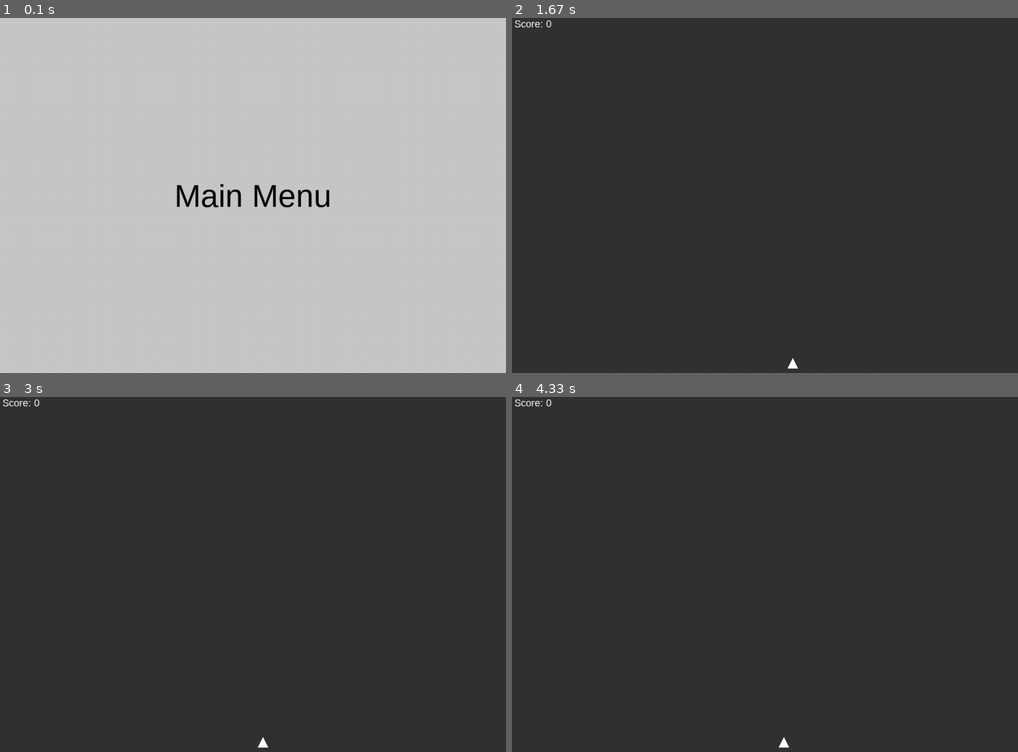
Above: before the commit, frames 1-4 (two rows, left to right).
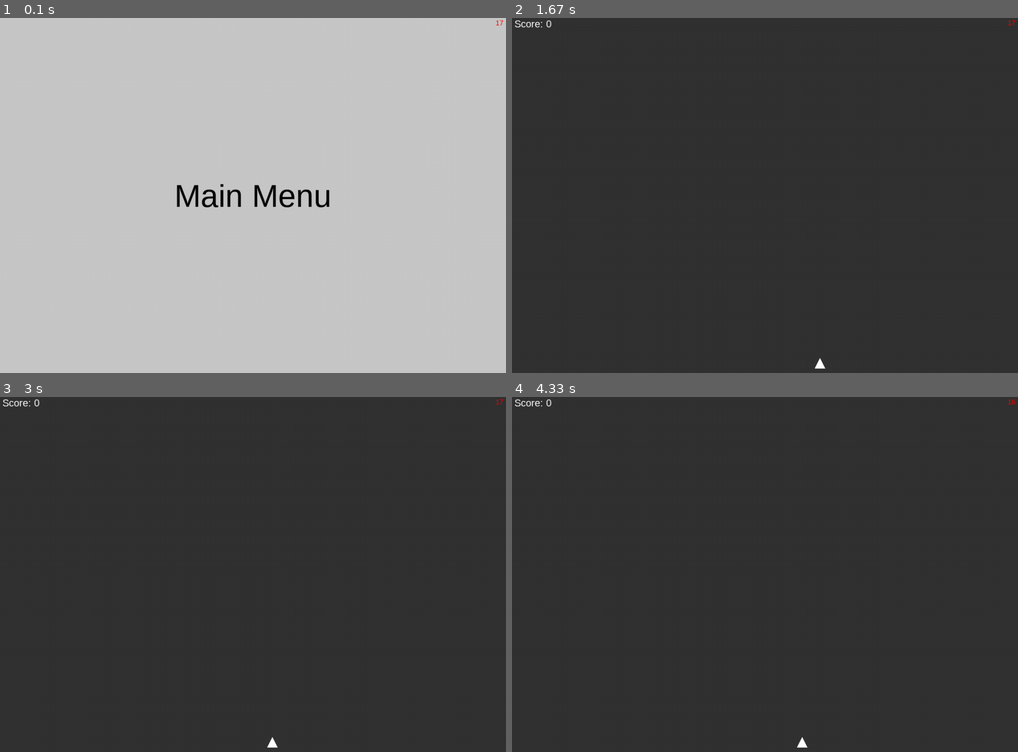
Above: after the commit, the same moments.

Repository: Tyler-Yates/pygame-template
Game: pygame game, started from mygame/main.py
Two runs of this game, one before a commit and one after it. Both use one fixed random seed, a clock stepped at 60 frames per second and the inputs below.
Inputs:
- Up to frame 1 (0.1 s): no input
- Up to frame 2 (1.67 s): tap Enter at 0.33 s; hold Right 0.67-1.13 s; hold Right 1.17-1.63 s
- Up to frame 3 (3 s): hold Left 1.67-2.2 s; hold Left 2.23-2.63 s; hold Right from 2.67 s (still down)
- Up to frame 4 (4.33 s): release Right at 3.3 s; hold Left 3.33-3.8 s; hold Right 3.83-4.3 s

The runs differ from the first frame. In frame 1, less than 0.1% of the frame differs, in the area x 98-100%, y 0-3%; in frame 2, less than 0.1%; in frame 3, less than 0.1%; in frame 4, less than 0.1%, in the area x 52-100%, y 0-99%.

Commit message:
FPS independent movement

Diff:
--- a/mygame/controllers/director.py
+++ b/mygame/controllers/director.py
@@ -1,7 +1,10 @@
+import logging
+
 import pygame
 
 from mygame.state.game_state import GameState
 from mygame.state.scene_state import SceneState
+from mygame.util.fonts import BASIC_FONT
 
 
 class Director:
@@ -13,11 +16,15 @@
     This object must be used with Scene objects that are defined later."""
 
     def __init__(self, game_state: GameState, scene_state: SceneState, fps: int, width_px: int, height_px: int):
+        self.log = logging.getLogger(self.__class__.__name__)
+
         self.fps = fps
         self.width_px = width_px
         self.height_px = height_px
         self.game_state = game_state
         self.scene_state = scene_state
+
+        self.log.info(f"Starting game with resolution {self.width_px}x{self.height_px} at {self.fps} FPS")
 
         self.quit_flag = False
         self.clock = pygame.time.Clock()
@@ -26,11 +33,10 @@
         pygame.display.set_caption("Game Name")
 
     def loop(self):
-        """Main game loop."""
-
         scene = self.scene_state.active_scene
         while not self.quit_flag:
-            time_delta = self.clock.tick(self.fps)
+            millis_since_last_frame = self.clock.tick(self.fps)
+            time_delta = float(millis_since_last_frame) / 1000.0
 
             # Exit events
             events = []
@@ -48,6 +54,9 @@
             # We do not want to change scenes mid-frame so wait until the end of the frame to change scenes
             scene = self.scene_state.get_active_scene()
 
+            # Draw performance info
+            BASIC_FONT.render_to(self.screen, (self.width_px - 20, 5), f"{millis_since_last_frame}", 'red', size=14)
+
             pygame.display.flip()
 
     def quit(self):
--- a/mygame/interfaces/scene.py
+++ b/mygame/interfaces/scene.py
@@ -1,5 +1,8 @@
 # Avoid cyclic imports since we only want these for type checking
 from typing import TYPE_CHECKING
+
+from pygame.surface import Surface
+
 if TYPE_CHECKING:
     from mygame.state.game_state import GameState
     from mygame.state.scene_state import SceneState
@@ -17,10 +20,30 @@
         self.scene_state = scene_state
 
     def process_input(self, events):
+        """
+        Called every frame by the game director.
+        This method should process any input events that have come in for this frame.
+
+        Args:
+            events: The input events
+        """
         raise NotImplementedError("Subclass must implement.")
 
-    def update(self, time_delta: int):
+    def update(self, time_delta: float):
+        """
+        Called every frame by the game director after `process_input`.
+        This method should update any game state.
+
+        Args:
+            time_delta: A float representing the fraction of a second that has elapsed since the previous frame.
+        """
         raise NotImplementedError("Subclass must implement.")
 
-    def render(self, screen):
+    def render(self, screen: Surface):
+        """
+        Called every frame by the game director after `update`.
+
+        Args:
+            screen: The Surface to render to
+        """
         raise NotImplementedError("Subclass must implement.")
--- a/mygame/main.py
+++ b/mygame/main.py
@@ -1,9 +1,13 @@
+import logging
+
 import pygame
 
 from mygame.controllers.director import Director
 from mygame.scenes.main_menu_scene import MainMenuScene
 from mygame.state.game_state import GameState
 from mygame.state.scene_state import SceneState
+
+logging.basicConfig(level=logging.INFO)
 
 GAME_FPS = 60
 GAME_WIDTH_PX = 1024
--- a/mygame/scenes/game_scene.py
+++ b/mygame/scenes/game_scene.py
@@ -24,7 +24,7 @@
     def process_input(self, events: List[Event]):
         self.game_state.player.handle_events(events)
 
-    def update(self, time_delta: int):
+    def update(self, time_delta: float):
         self.game_state.player.update(time_delta)
 
     def render(self, screen: Surface):
--- a/mygame/scenes/main_menu_scene.py
+++ b/mygame/scenes/main_menu_scene.py
@@ -29,7 +29,7 @@
                 if event.key == pygame.K_RETURN:
                     self.scene_state.change_scene(GameScene(self.game_state, self.scene_state))
 
-    def update(self, time_delta: int):
+    def update(self, time_delta: float):
         pass
 
     def render(self, screen: Surface):
--- a/mygame/state/player_state.py
+++ b/mygame/state/player_state.py
@@ -6,6 +6,8 @@
 
 PLAYER_SIZE = 20
 PLAYER_OFFSET_FROM_BOTTOM = 10
+
+PLAYER_SPEED = 120
 
 
 class PlayerState:
@@ -28,11 +30,11 @@
                 elif event.key == pygame.K_RIGHT:
                     self.moving_right = True
 
-    def update(self, time_delta: int):
+    def update(self, time_delta: float):
         if self.moving_left:
-            self.pos_x -= 1
+            self.pos_x -= PLAYER_SPEED * time_delta
         if self.moving_right:
-            self.pos_x += 1
+            self.pos_x += PLAYER_SPEED * time_delta
 
     def draw_player(self, screen: Surface):
         pos_y = screen.get_height() - PLAYER_OFFSET_FROM_BOTTOM - PLAYER_SIZE
